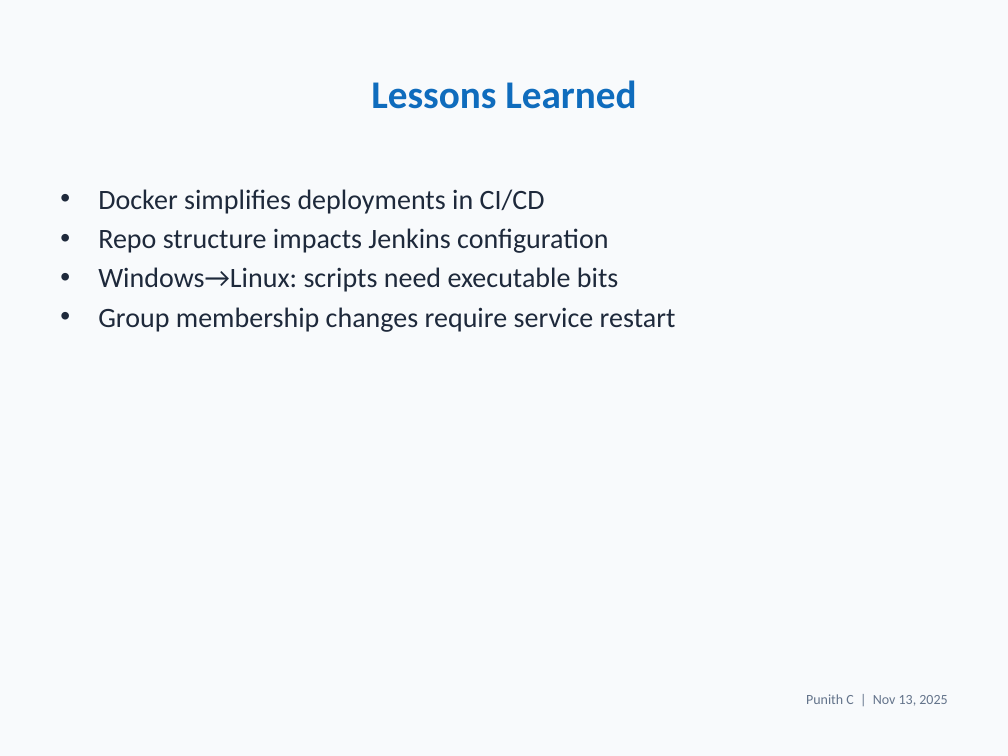
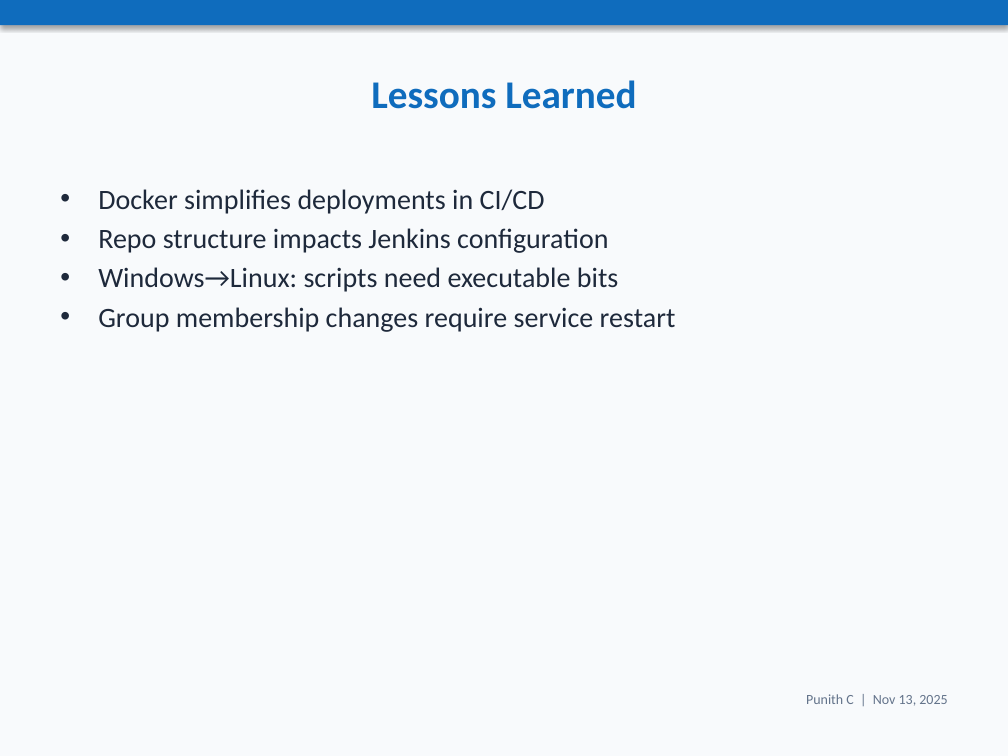
Before and after one commit to Punith968/simple-webapp-jenkins-ci-cd, a slide deck: slide 13 of simple-webapp-jenkins-ci-cd/project_presentation.pptx. Drawn at 1008x756 pixels with LibreOffice and Linux fonts; fonts in the diff are those of the drawing. Boxes give left, top, right and bottom in pixels: in the first picture for what was removed or moved away, otherwise in the second. Text is boxed around its words. In the diff, an @@ line names an element or a change of style, - is before the commit and + after.

```diff
--- a/simple-webapp-jenkins-ci-cd/project_presentation.pptx
+++ b/simple-webapp-jenkins-ci-cd/project_presentation.pptx
@@ rectangle added at box(0, 0, 1008, 25), fill #0F6CBD @@
```
Also in this commit, not shown: 17 other slides changed, 10 other files.
